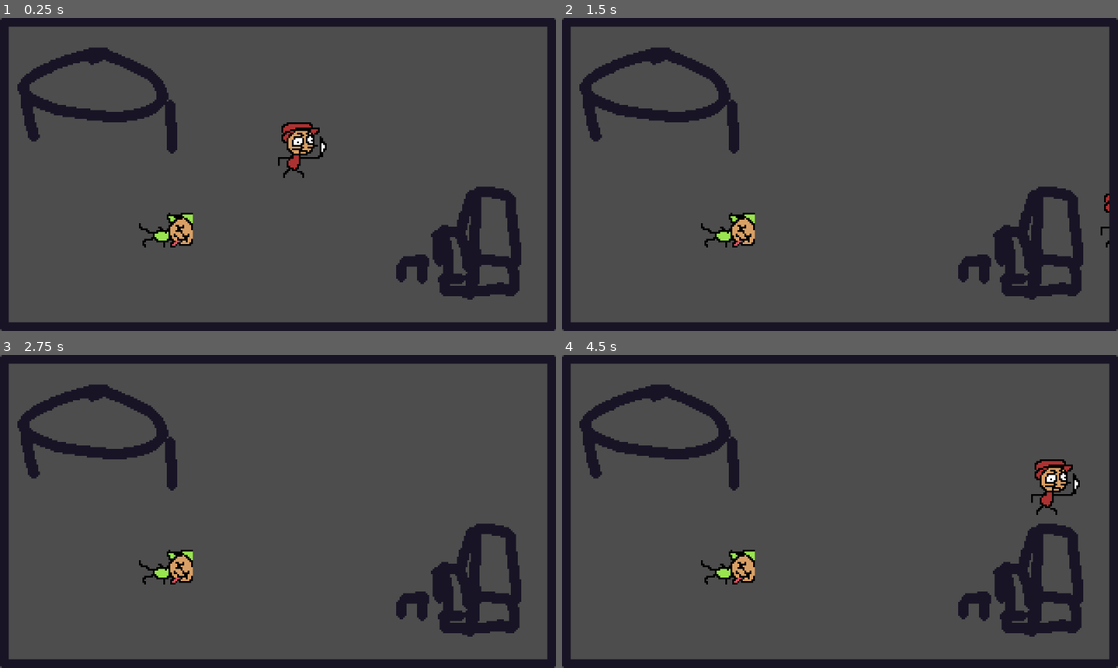
Above: before the commit, frames 1-4 (two rows, left to right).
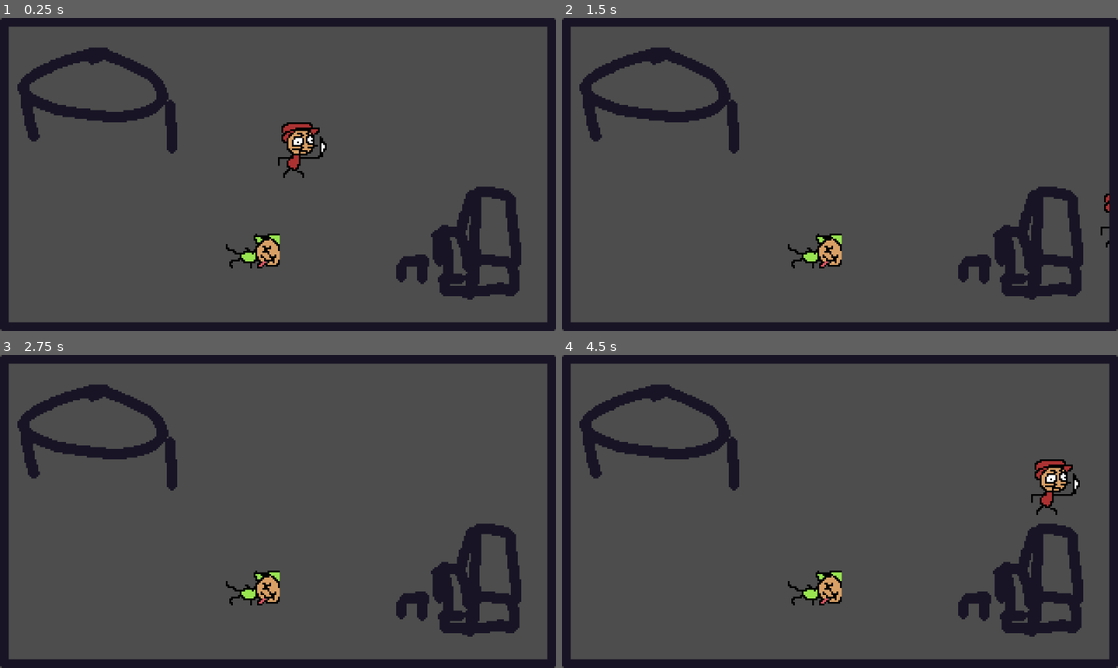
Above: after the commit, the same moments.

Repository: Buzabs/murder84
Game: Godot game, scene res://Maps/test_map.tscn
The game is run twice, just before and just after one commit, with the same random seed, the same clock (stepped at 60 frames per second) and the same inputs.
Inputs:
- Up to frame 1 (0.25 s): no input
- Up to frame 2 (1.5 s): tap Enter at 0.5 s; hold D (Right) 0.53-1.28 s; hold S (Down) from 1.28 s (still down)
- Up to frame 3 (2.75 s): release S (Down) at 2.03 s; hold D (Right) from 2.03 s (still down)
- Up to frame 4 (4.5 s): tap Space at 2.75, 4.25 s; release D (Right) at 2.78 s; hold W (Up) 2.78-3.53 s; tap Enter at 3.5 s; hold A (Left) from 3.53 s (still down)

The runs differ from the first frame. In frame 1, 1.3% of the frame differs, in the area x 25-51%, y 62-80%; in frame 2, 1.3%; in frame 3, 1.3%; in frame 4, 1.3%.

Commit message:
Camera
Camera now changes position when entering a room

Diff:
--- /dev/null
+++ b/Inventory/Inventory.tscn
@@ -0,0 +1,23 @@
+[gd_scene format=3 uid="uid://dafjtwmtwg3rr"]
+
+[node name="Inventory" type="Control" unique_id=146986181]
+layout_mode = 3
+anchors_preset = 15
+anchor_right = 1.0
+anchor_bottom = 1.0
+grow_horizontal = 2
+grow_vertical = 2
+
+[node name="Panel" type="Panel" parent="." unique_id=318387634]
+layout_mode = 1
+anchors_preset = 2
+anchor_top = 1.0
+anchor_bottom = 1.0
+offset_top = -40.0
+offset_right = 40.0
+grow_vertical = 0
+
+[node name="TextureRect" type="TextureRect" parent="Panel" unique_id=810338]
+layout_mode = 0
+offset_right = 40.0
+offset_bottom = 40.0
--- /dev/null
+++ b/Maps/room.tscn
@@ -0,0 +1,23 @@
+[gd_scene format=3 uid="uid://42wxaob622bf"]
+
+[ext_resource type="Script" uid="uid://tg5x1cikkgkv" path="res://Scripts/room.gd" id="1_3t3dr"]
+[ext_resource type="Texture2D" uid="uid://yaxhjjv5icsv" path="res://Assets/Placeholders/room.png" id="1_p2j8k"]
+
+[sub_resource type="RectangleShape2D" id="RectangleShape2D_nevdq"]
+size = Vector2(314, 175)
+
+[node name="Room" type="Node2D" unique_id=1561660169]
+script = ExtResource("1_3t3dr")
+
+[node name="Area2D" type="Area2D" parent="." unique_id=1812993353]
+
+[node name="CollisionShape2D" type="CollisionShape2D" parent="Area2D" unique_id=2127805808]
+position = Vector2(1, 2.5)
+shape = SubResource("RectangleShape2D_nevdq")
+
+[node name="Sprite2D" type="Sprite2D" parent="." unique_id=920172926]
+texture = ExtResource("1_p2j8k")
+
+[node name="RoomCenter" type="Marker2D" parent="." unique_id=376979165]
+
+[connection signal="body_entered" from="Area2D" to="." method="_on_area_2d_body_entered"]
--- a/Maps/test_map.tscn
+++ b/Maps/test_map.tscn
@@ -1,19 +1,18 @@
 [gd_scene format=3 uid="uid://edja0mf5qdgk"]
 
 [ext_resource type="PackedScene" uid="uid://ppex6kmmv05y" path="res://Player/player.tscn" id="1_nxrqf"]
-[ext_resource type="Texture2D" uid="uid://yaxhjjv5icsv" path="res://Assets/Placeholders/room.png" id="2_hj615"]
+[ext_resource type="Script" uid="uid://xoa3qf1nkqgm" path="res://Scripts/camera.gd" id="1_usaaq"]
 [ext_resource type="PackedScene" uid="uid://bougn26h7pydc" path="res://NPC/NPC.tscn" id="3_p5beq"]
 [ext_resource type="Texture2D" uid="uid://b44in805uf0gk" path="res://Assets/Placeholders/npc_dead.png" id="4_xtlx7"]
+[ext_resource type="PackedScene" uid="uid://42wxaob622bf" path="res://Maps/room.tscn" id="5_usaaq"]
 
 [node name="TestMap" type="Node" unique_id=196491887]
 
-[node name="Camera2D" type="Camera2D" parent="." unique_id=2069723806]
+[node name="Camera" type="Camera2D" parent="." unique_id=2069723806]
+script = ExtResource("1_usaaq")
 
 [node name="Player" parent="." unique_id=200400303 instance=ExtResource("1_nxrqf")]
 position = Vector2(14, -14)
-
-[node name="Room" type="Sprite2D" parent="." unique_id=137493563]
-texture = ExtResource("2_hj615")
 
 [node name="Table" type="Marker2D" parent="." unique_id=1370893264]
 position = Vector2(-102, -52)
@@ -21,10 +20,25 @@
 [node name="Piano" type="Marker2D" parent="." unique_id=925323056]
 position = Vector2(112, 45)
 
+[node name="Corner" type="Marker2D" parent="." unique_id=1016005130]
+position = Vector2(-133, 65)
+
 [node name="Npc" parent="." unique_id=1508994874 node_paths=PackedStringArray("actions") instance=ExtResource("3_p5beq")]
-position = Vector2(-65, 26)
+position = Vector2(-15, 38)
 actions = {
-NodePath("../Table"): 10.0,
-NodePath("../Piano"): 15.0
+NodePath("../Table"): 3.0,
+NodePath("../Piano"): 4.0,
+NodePath("../Corner"): 10.0
 }
 sprite_dead = ExtResource("4_xtlx7")
+
+[node name="Room3" parent="." unique_id=1561660169 instance=ExtResource("5_usaaq")]
+position = Vector2(-321, 180)
+room_id = "Dining"
+
+[node name="Room2" parent="." unique_id=663501411 instance=ExtResource("5_usaaq")]
+position = Vector2(-320, 0)
+room_id = " Hall"
+
+[node name="Room" parent="." unique_id=1928417404 instance=ExtResource("5_usaaq")]
+room_id = " Kitchen"
--- a/NPC/NPC.tscn
+++ b/NPC/NPC.tscn
@@ -8,6 +8,9 @@
 
 [sub_resource type="RectangleShape2D" id="RectangleShape2D_l88s5"]
 size = Vector2(26, 32)
+
+[sub_resource type="CircleShape2D" id="CircleShape2D_l88s5"]
+radius = 28.071337
 
 [node name="Npc" type="CharacterBody2D" unique_id=1508994874]
 script = ExtResource("1_6fl5w")
@@ -29,3 +32,21 @@
 [node name="Collision" type="CollisionShape2D" parent="." unique_id=752030339]
 position = Vector2(-1, 0)
 shape = SubResource("RectangleShape2D_l88s5")
+
+[node name="AreaOfVision" type="Area2D" parent="." unique_id=2111329966]
+
+[node name="CollisionPolygon2D" type="CollisionPolygon2D" parent="AreaOfVision" unique_id=586424848]
+position = Vector2(-87, -1.364242e-12)
+scale = Vector2(7.2265625, 3.4062498)
+polygon = PackedVector2Array(10.931892, -1.679867e-06, 18, -10, 18, 10)
+
+[node name="Polygon2D" type="Polygon2D" parent="AreaOfVision" unique_id=1944353170]
+color = Color(1, 1, 1, 0.3254902)
+polygon = PackedVector2Array(-8, 0, 43, 34, 43, -34)
+
+[node name="DetectionArea" type="Area2D" parent="." unique_id=1976724234]
+
+[node name="CollisionShape2D" type="CollisionShape2D" parent="DetectionArea" unique_id=490001900]
+shape = SubResource("CircleShape2D_l88s5")
+
+[connection signal="body_entered" from="AreaOfVision" to="." method="_on_area_of_vision_body_entered"]
--- /dev/null
+++ b/Objects/door.tscn
@@ -0,0 +1,18 @@
+[gd_scene format=3 uid="uid://ck4blvwekest"]
+
+[ext_resource type="Texture2D" uid="uid://dhjed43cm3ixa" path="res://Assets/Placeholders/door.png" id="1_5xojw"]
+[ext_resource type="Script" uid="uid://tg5x1cikkgkv" path="res://Scripts/room.gd" id="1_vkudc"]
+
+[sub_resource type="RectangleShape2D" id="RectangleShape2D_l88s5"]
+size = Vector2(32, 64)
+
+[node name="door" type="Area2D" unique_id=1622829391]
+script = ExtResource("1_vkudc")
+
+[node name="CollisionShape2D" type="CollisionShape2D" parent="." unique_id=1900410344]
+shape = SubResource("RectangleShape2D_l88s5")
+
+[node name="Sprite2D" type="Sprite2D" parent="." unique_id=1515582999]
+texture = ExtResource("1_5xojw")
+
+[connection signal="body_entered" from="." to="." method="_on_body_entered"]
--- /dev/null
+++ b/Scripts/Globals/SignalBus.gd
@@ -0,0 +1,3 @@
+extends Node
+
+signal room_entered(room: String)
--- a/Scripts/NPC/npc.gd
+++ b/Scripts/NPC/npc.gd
@@ -3,3 +3,20 @@
 
 @export var actions: Dictionary[Marker2D, float]= {}
 @export var sprite_dead: Texture
+
+@onready var detection_area: Area2D = $DetectionArea
+
+func get_avoidance_vector() -> Vector2:
+	var avoid := Vector2.ZERO
+
+	for body in detection_area.get_overlapping_bodies():
+		if body == self:
+			continue
+		var away = global_position - body.global_position
+		var dist = away.length()
+		if dist > 0.0:
+			avoid += away.normalized() / dist
+	return avoid
+
+func _on_area_of_vision_body_entered(body: Node2D) -> void:
+	print("Uh oh! Stop doing naughty stuff!")
--- a/Scripts/Player/player.gd
+++ b/Scripts/Player/player.gd
@@ -1,3 +1,4 @@
+class_name Player
 extends CharacterBody2D
 
 @export var speed = 400
--- a/Scripts/StateMachine/NPC_states/dead.gd
+++ b/Scripts/StateMachine/NPC_states/dead.gd
@@ -1,8 +1,11 @@
 extends State
 
 @export var wander_state: State
+@onready var area_of_vision = $"../../AreaOfVision"
 
 func enter(previous_state: State) -> void:
 	for child in parent.get_children():
 		if child is Sprite2D:
 			child.texture = parent.sprite_dead
+
+	area_of_vision.visible = false
--- a/Scripts/StateMachine/NPC_states/wander.gd
+++ b/Scripts/StateMachine/NPC_states/wander.gd
@@ -1,7 +1,7 @@
 class_name WanderState
 extends State
 
-var speed = 200
+var speed = 100
 var current_target: Vector2
 var wandering_started := false
 
@@ -26,6 +26,8 @@
 func move_towards(target_position):
 	if parent.global_position.distance_to(target_position) > 4.0:
 		var direction = parent.global_position.direction_to(target_position)
+		var avoid = parent.get_avoidance_vector()
+		direction = (direction + avoid * 3).normalized()
 		parent.velocity = direction * speed
 	else:
 		parent.velocity = Vector2.ZERO
--- /dev/null
+++ b/Scripts/camera.gd
@@ -0,0 +1,13 @@
+class_name Camera
+extends Camera2D
+
+
+# Called when the node enters the scene tree for the first time.
+func _ready() -> void:
+	SignalBus.room_entered.connect(_on_room_entered)
+
+func _on_room_entered(room_id: String):
+	for child in get_parent().get_children():
+		if child is Room:
+			if child.room_id == room_id:
+				global_position = child.room_center.global_position
--- /dev/null
+++ b/Scripts/room.gd
@@ -0,0 +1,9 @@
+class_name Room
+extends Node2D
+
+@export var room_id: String = " "
+@onready var room_center: Marker2D = $RoomCenter
+
+func _on_area_2d_body_entered(body: Node2D) -> void:
+	SignalBus.room_entered.emit(room_id)
+	print("entered room", room_id)
--- a/project.godot
+++ b/project.godot
@@ -14,6 +14,10 @@
 run/main_scene="uid://edja0mf5qdgk"
 config/features=PackedStringArray("4.7", "Forward Plus")
 config/icon="res://icon.svg"
+
+[autoload]
+
+SignalBus="*uid://dkbcu21sf7htg"
 
 [display]
 
Binary file added: Assets/Placeholders/door.png
Not shown, added: Assets/Placeholders/door.png.import
Not shown, added: Scripts/Globals/SignalBus.gd.uid
Not shown, added: Scripts/camera.gd.uid
Not shown, added: Scripts/room.gd.uid
